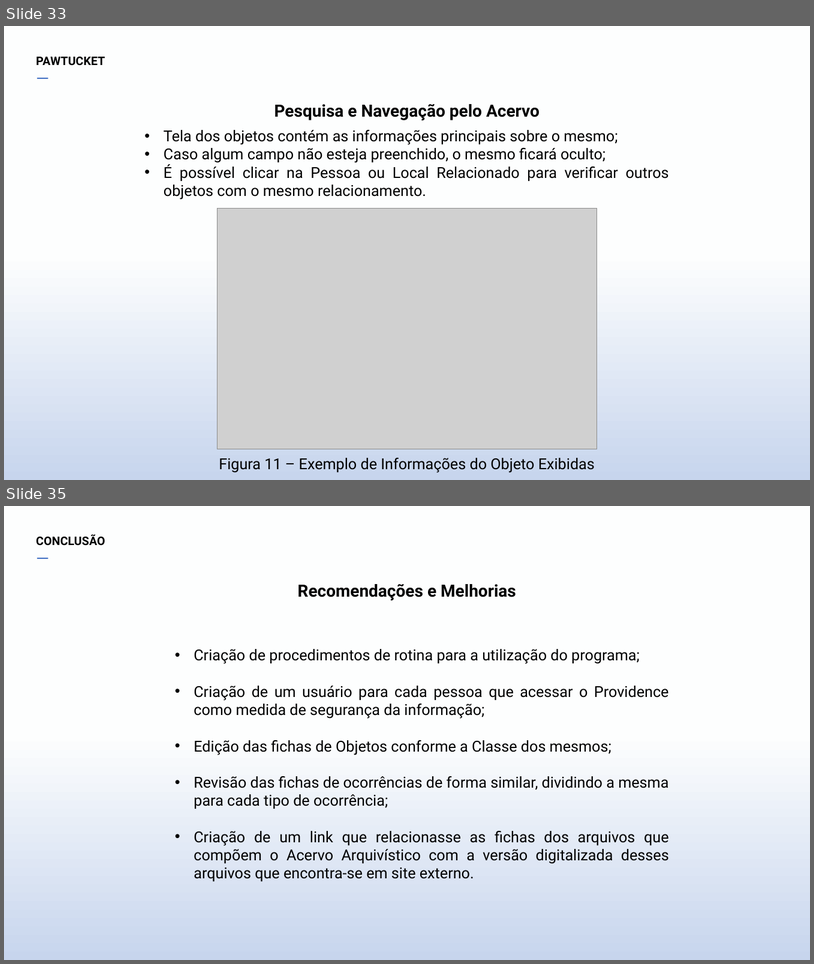
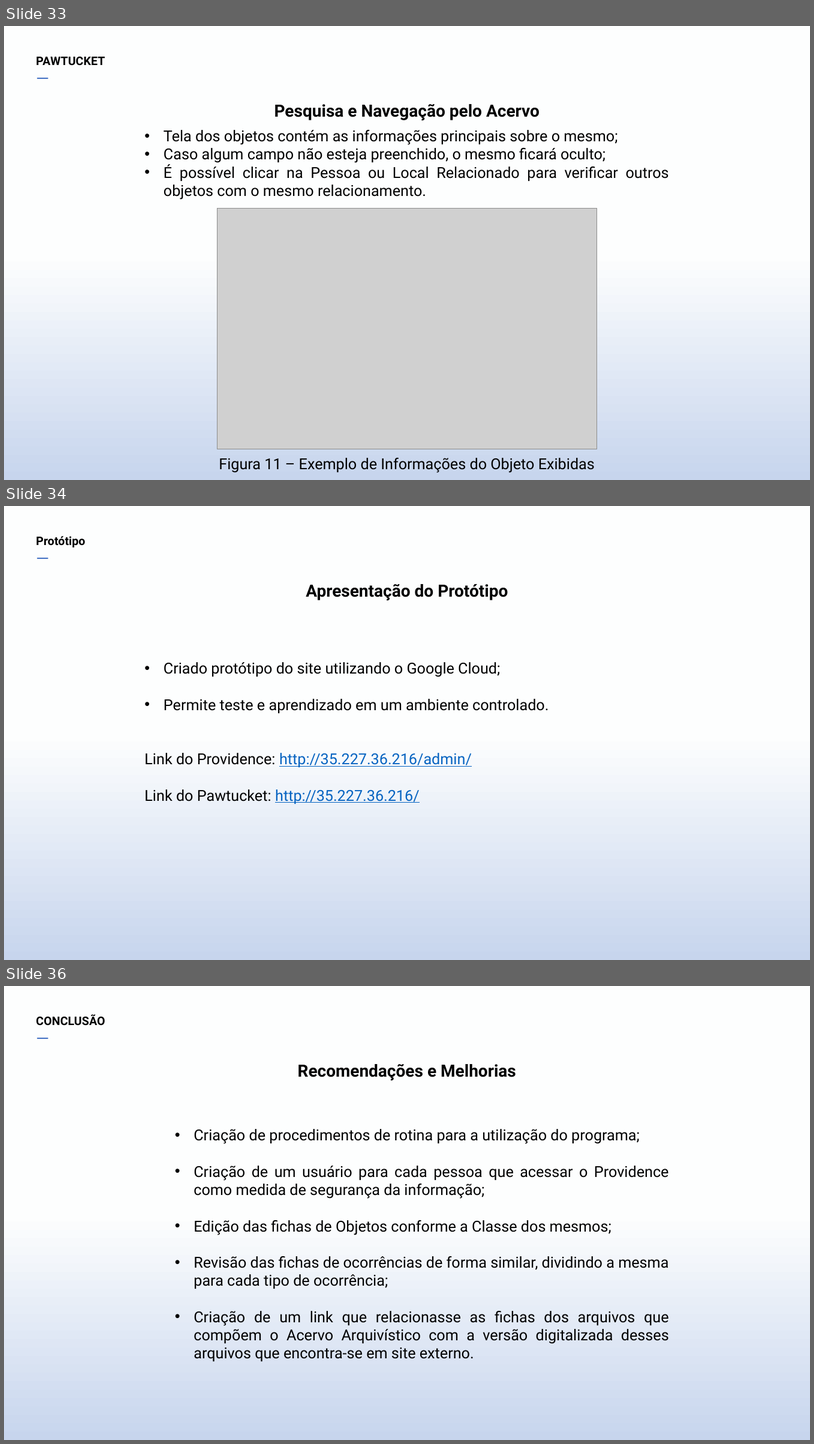
Before and after one commit to dmcallan/mdjvi, a slide deck: Monografia/Apresentação Monografia.pptx. Shown one above the other, each under a label of ours: slides 33 and 35 before the commit, slides 33, 34 and 36 after it; the slides between them are not shown. The pictures are 814x964 and 814x1444 pixels, drawn with LibreOffice and Linux fonts; fonts in the diff are those of the drawing; grey boxes stand for pictures; background and template pictures are left out. Boxes give left, top, right and bottom in pixels: in the first picture for what was removed or moved away, otherwise in the second. Text is boxed around its words. In the diff, an @@ line names an element or a change of style, - is before the commit and + after.

```diff
--- a/Monografia/Apresentação Monografia.pptx
+++ b/Monografia/Apresentação Monografia.pptx
@@ slide 34 added at <box>4,506,810,960</box>, background gradient #FDFEFE to #C7D5ED @@
@@ text added at <box>36,536,85,547</box>, 14 pt, text #000000, bold @@
+Protótipo
+—
@@ text added at <box>306,584,508,601</box>, 20 pt, text #000000, bold @@
+Apresentação do Protótipo
@@ text added at <box>144,662,549,804</box>, 18 pt, text #000000 @@
+• Criado protótipo do site utilizando o Google Cloud;
+• Permite teste e aprendizado em um ambiente controlado.
+Link do Providence: http://35.227.36.216/admin/
+Link do Pawtucket: http://35.227.36.216/
@@ what was slide 35 is now slide 36 @@
```
Also in this commit, not shown: 3 slides changed, 1 other file.
